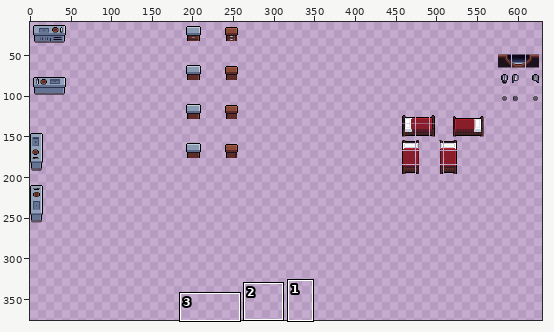
A pixel-art file gets an edit: .Aseprite Files/Entities/Entities.aseprite. Above, an overview of the earlier version with the close-up marked.
Close-up. As it was:
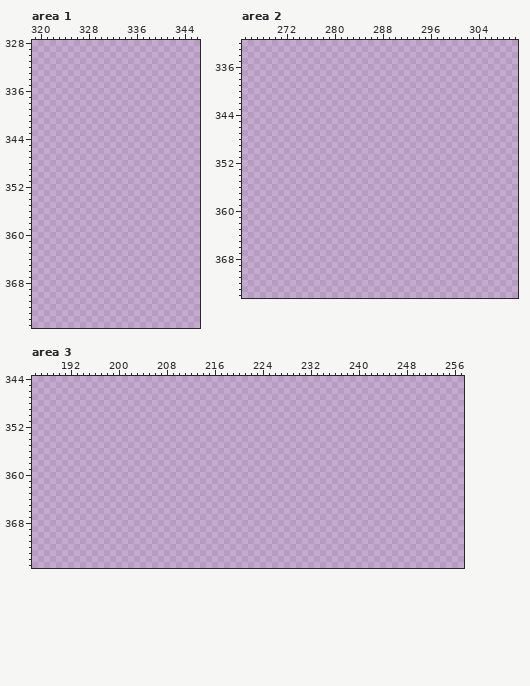
1000x1000 pixels, 1 frame. Shown: area 1: x 319..346, y 328..375; area 2: x 265..310, y 332..374; area 3: x 186..257, y 344..375. The wide view leaves out empty margins. The commit also changed other parts of the picture, which this record leaves out.
Once edited:
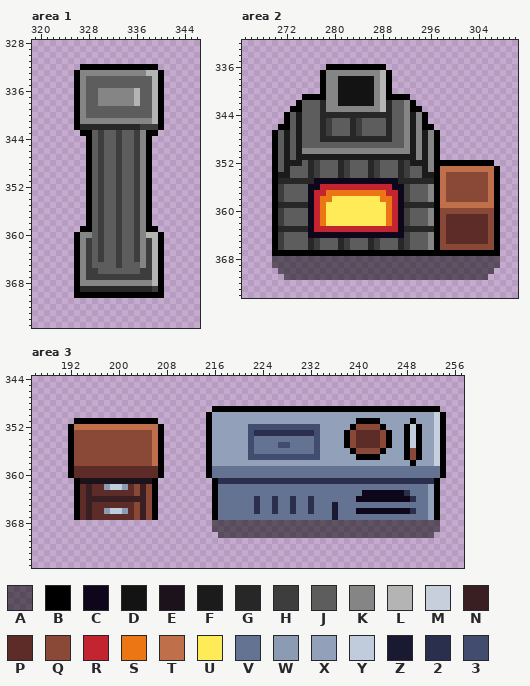
Palette (. is transparent): A #00000082  B #000000  C #0e071b  D #131313  E #1c121c  F #1b1b1b  G #272727  H #3d3d3d  J #5d5d5d  K #858585  L #b4b4b4  M #c7cfdd  N #391f21  P #5d2c28  Q #8a4836  R #c42430  S #ed7614  T #bf6f4a  U #ffeb57  V #657392  W #8b9bb4  X #92a1b9  Y #c0cbdc  Z #1a1932  2 #2a2f4e  3 #424c6e
The exact change:
Changed rows in their new state; - is an unchanged pixel.
Area 1:
first column x 326:
332 -BBBBBBBBBBBBB-
333 BKKKKKKKKKKKLLB
334 BKJJJJJJJJJJJLB
335 BKJJJJJJJJJJJLB
336 BKJJKKKKKKLJJLB
337 BKJJKKKKKKLJJLB
338 BKJJKKKKKKLJJLB
339 BKJJJJJJJJJJJLB
340 BKJJJJJJJJJJJLB
341 BKKKKKKKKKKKKLB
342 BGGGGGGGGGGHHHB
343 -BBJHJJHJJHKBB-
344 --BJHJJHJJHKB--
345 --BJHJJHJJHKB--
346 --BJHJJHJJHKB--
347 --BJHJJHJJHKB--
348 --BJHJJHJJHKB--
349 --BJHJJHJJHKB--
350 --BJHJJHJJHKB--
351 --BJHJJHJJHKB--
352 --BJHJJHJJHKB--
353 --BJHJJHJJHKB--
354 --BJHJJHJJHKB--
355 --BJHJJHJJHKB--
356 --BJHJJHJJHKB--
357 --BJHJJHJJHKB--
358 --BJHJJHJJHKB--
359 -BBJHJJHJJHKBB-
360 BKKJHJJHJJHKLLB
361 BKHJHJJHJJHKHLB
362 BKHJHJJHJJHKHLB
363 BKHJHJJHJJHKHLB
364 BKHJHJJHJJHKHLB
365 BKHJJJJHJJJKHLB
366 BKHHJJJJJJJHHLB
367 BKHHHHHHHHHHHLB
368 BKKKKKKKKKKKKLB
369 BGGGGGGGGGGGGHB
370 BBBBBBBBBBBBBBB
Area 2:
first column x 270:
336 ---------BBBBBBBBBB-------------------
337 --------BKKKKKKKKKLB------------------
338 --------BKKDDDDDDKLB------------------
339 --------BKKDDDDDDKLB------------------
340 --------BKKDDDDDDKLB------------------
341 -----BBBBKKDDDDDDKLBBBB---------------
342 ----BJJJGKKDDDDDDKLGJJKB--------------
343 ---BBJJJGKKKKKKKKKLGJJKBB-------------
344 --BJFJJJGGGGGGGGGGGGJJKFKB------------
345 --BJFJJJGHJJJGHJJJJGJJKFKB------------
346 -BBJFJJJGHJJJGHJJJJGJJKFKBB-----------
347 BJFJFJJJGHJJJGHJJJJGJJKFKFKB----------
348 BJFJFJJJGGGGGGGGGGGGJJKFKFKB----------
349 BJFJFJJJJJJJJJJJJJJJJJKFKFKB----------
350 BJFJFKKKKKKKKKKKKKKKKKKFKFKB----------
351 BJFJFFFFFFFFFFFFFFFFFFFFKFKB----------
352 BJFFFJGHJJJGHJJJGHJJJGHFFFKBBBBBBBBBB-
353 BJFJJJGHJJJGHJJJGHJJJGHJJFKBTTTTTTTTTB
354 BFFJJJGHJJJGHJJJGHJJJGHJJFFBTQQQQQQQTB
355 BGGGGGGCCCCCCCCCCCCCCGGGGGGBTQQQQQQQTB
356 BHJJJJCCRRRRRRRRRRRRCCHJJJKBTQQQQQQQTB
357 BHJJJJCRRSSSSSSSSSSRRCHJJJKBTQQQQQQQTB
358 BHJJJJCRSSUUUUUUUUSSRCHJJJKBTQQQQQQQTB
359 BGGGGGCRSUUUUUUUUUUSRCGGGGGBTTTTTTTTTB
360 BHJJJJCRSUUUUUUUUUUSRCHJJJKBQQQQQQQQQB
361 BHJJJJCRSUUUUUUUUUUSRCHJJJKBQPPPPPPPQB
362 BHJJJJCRSUUUUUUUUUUSRCHJJJKBQPPPPPPPQB
363 BGGGGGCRRRRRRRRRRRRRRCGGGGGBQPPPPPPPQB
364 BHJJJJCCCCCCCCCCCCCCCCHJJJKBQPPPPPPPQB
365 BHJJJJGHJJJGHJJJGHJJJGHJJJKBQPPPPPPPQB
366 BHJJJJGHJJJGHJJJGHJJJGHJJJKBQQQQQQQQQB
367 BBBBBBBBBBBBBBBBBBBBBBBBBBBBBBBBBBBBBB
368 AAAAAAAAAAAAAAAAAAAAAAAAAAAAAAAAAAAAAA
369 AAAAAAAAAAAAAAAAAAAAAAAAAAAAAAAAAAAAAA
370 -AAAAAAAAAAAAAAAAAAAAAAAAAAAAAAAAAAAA-
371 --AAAAAAAAAAAAAAAAAAAAAAAAAAAAAAAAAA--
Area 3:
first column x 192:
349 ------------------------BBBBBBBBBBBBBBBBBBBBBBBBBBBBBBBBBBBBBB-
350 -----------------------BXXXXXXXXXXXXXXXXXXXXXXXXXXXXXXXXXXXXXMB
351 -BBBBBBBBBBBBBB--------BXXXXXXXXXXXXXXXXXXXXXXXXBBBBXXXXXBXXXMB
352 BTTTTTTTTTTTTTTB-------BXXXXXX333333333333XXXXXBQQQQBXXXBYBXXMB
353 BQQQQQQQQQQQQQTB-------BXXXXXX322222222223XXXXBQPPPPQBXXBYBXXMB
354 BQQQQQQQQQQQQQTB-------BXXXXXX3VVVVVVVVVV3XXXXBQPPPPQBXXBYBXXMB
355 BQQQQQQQQQQQQQTB-------BXXXXXX3VVVV33VVVV3XXXXBQPPPPQBXXBYBXXMB
356 BQQQQQQQQQQQQQTB-------BXXXXXX3VVVVVVVVVV3XXXXXBQQQQBXXXBQBXXMB
357 BQQQQQQQQQQQQQTB-------BXXXXXX333333333333XXXXXXBBBBXXXXBQBXXMB
358 BQQQQQQQQQQQQQTB-------BXXXXXXXXXXXXXXXXXXXXXXXXXXXXXXXXXBXXXMB
359 BPPPPPPPPPPPPPPB-------BVVVVVVVVVVVVVVVVVVVVVVVVVVVVVVVVVVVVVVB
360 BPPPPPPPPPPPPPPB-------BVVVVVVVVVVVVVVVVVVVVVVVVVVVVVVVVVVVVVVB
361 -BEEEEEEEEEEEEB---------B222222222222222222222222222222222222B-
362 -BPNPPWYYWPQNQB---------BVVVVVVVVVVVVVVVVVVVVVVVVVVVVVVVVVVVXB-
363 -BPNPPPPPPPQNQB---------BVVVVVVVVVVVVVVVVVVVVVVVVCCCCCCC2VVVXB-
364 -BPNNNNNNNNNNQB---------BVVVVVV2VV2VV2VV2VVVVVVVCCCCCCCCC2VVXB-
365 -BPNPPPPPPPQNQB---------BVVVVVV2VV2VV2VV2VVVZVVVVVVVVVVVVVVVXB-
366 -BPNPPWYYWPQNQB---------BVVVVVV2VV2VV2VV2VVVZVVVCCCCCCCCC2VVXB-
367 -BPNPPPPPPPQNQB---------BVVVVVVVVVVVVVVVVVVVZVVVVVVVVVVVVVVVXB-
368 ------------------------AAAAAAAAAAAAAAAAAAAAAAAAAAAAAAAAAAAAAA-
369 ------------------------AAAAAAAAAAAAAAAAAAAAAAAAAAAAAAAAAAAAAA-
370 -------------------------AAAAAAAAAAAAAAAAAAAAAAAAAAAAAAAAAAAA--
Where, in picture pixels (left, top, right, bottom), the same in both close-ups:
added: (74, 64, 164, 298)
added: (272, 64, 500, 280)
added: (206, 406, 446, 538)
added: (68, 418, 164, 520)
